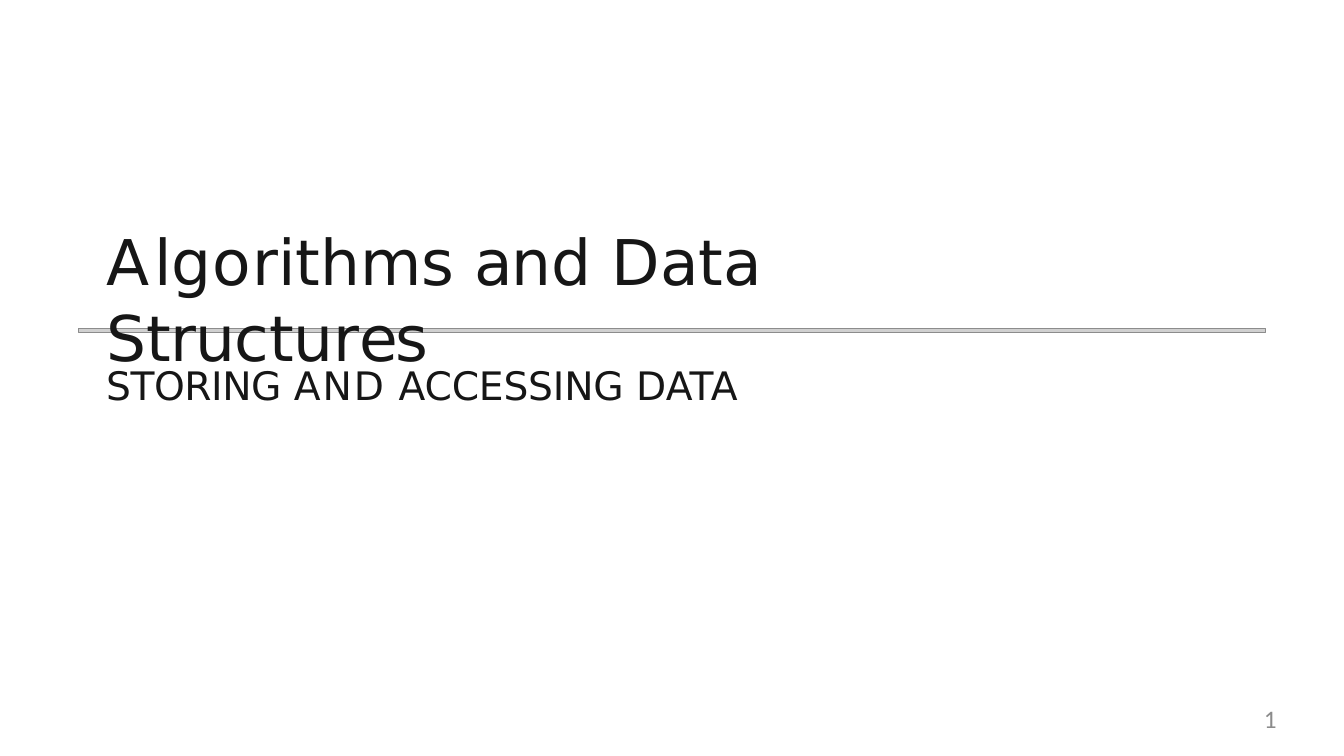
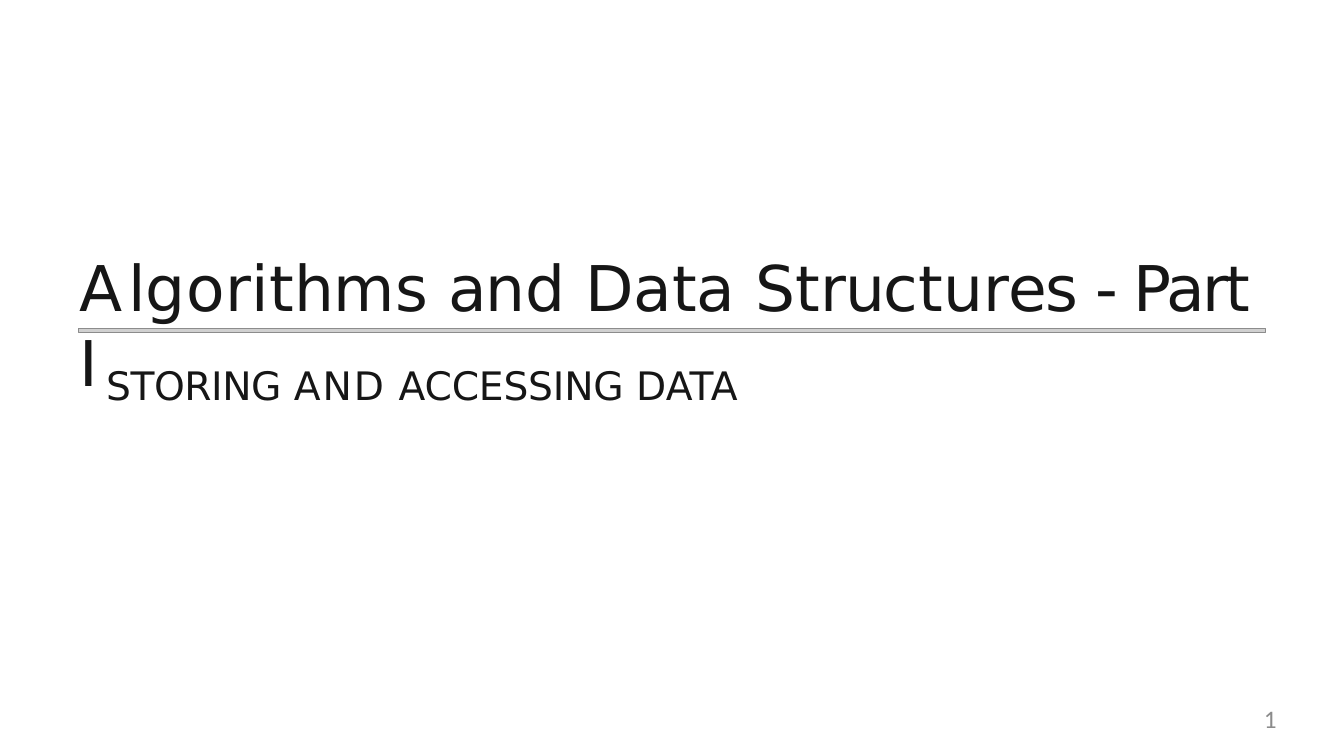
Before and after one commit to StevenJoseph19/DXC-FSD, a slide deck: slide 1 of 1. Core Java/Day 8/Slides/25. Storing and Accessing Data/storing-and-accessing-data-slides.pptx. Drawn at 1344x756 pixels with LibreOffice and Linux fonts; fonts in the diff are those of the drawing; grey boxes stand for pictures. Boxes give left, top, right and bottom in pixels: in the first picture for what was removed or moved away, otherwise in the second. Text is boxed around its words. In the diff, an @@ line names an element or a change of style, - is before the commit and + after.

```diff
--- a/1. Core Java/Day 8/Slides/25. Storing and Accessing Data/storing-and-accessing-data-slides.pptx
+++ b/1. Core Java/Day 8/Slides/25. Storing and Accessing Data/storing-and-accessing-data-slides.pptx
@@ title at (80,263,1250,386): text changed @@
-Algorithms and Data Structures
+Algorithms and Data Structures - Part I
```
Also in this commit, not shown: 8 other files.
